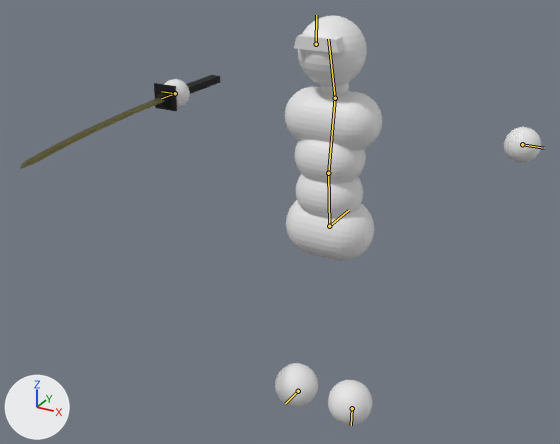
The Blender file asset_raws/simple_combat_char.blend as it was, and as the next commit left it.
Camera for both pictures: a camera (50 mm lens) standing at (1.22, -2.62, 2.21) and looking at (-0.37, 0.28, 0.76). The lights are fixed; the arrows at lower left show +X, +Y and +Z. The picture after the commit comes second. The bones that bend it are drawn over the model as lines.

Objects in the first picture: 'Body', 'Sword'.
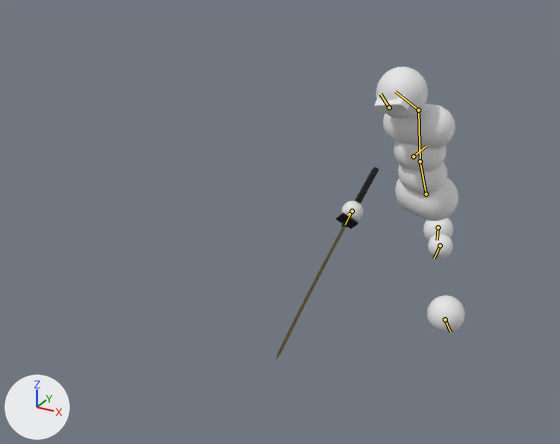
The newer file adds an action. The first version stands in its rest pose; the second is drawn at frame 16 of the action 'Posture_break'.

Where the change shows, as pixel boxes (x1, y1, x2, y2) in the pictures (560 x 444 px):
'Body', posed (67% narrower, 35% shorter): before (165, 15, 541, 425); after (342, 67, 465, 333)
'Sword', posed (48% narrower, 104% taller): before (20, 75, 220, 169); after (276, 167, 379, 360)
bone 'Root bone', root to tip: before (329, 226) to (349, 210); after (413, 156) to (426, 146)
bone 'Lower back', root to tip: before (329, 226) to (328, 173); after (426, 194) to (420, 161)
bone 'Upper back', root to tip: before (328, 173) to (335, 98); after (420, 161) to (418, 110)
bone 'Head', root to tip: before (335, 98) to (328, 39); after (418, 110) to (395, 91)
bone 'Hand.L', root to tip: before (522, 144) to (544, 148); after (440, 245) to (434, 258)
bone 'Foot.L', root to tip: before (352, 408) to (351, 425); after (445, 319) to (450, 332)
bone 'Hand.R', root to tip: before (175, 93) to (161, 91); after (352, 211) to (347, 215)
bone 'Foot.R', root to tip: before (298, 391) to (285, 403); after (438, 227) to (437, 240)
bone 'Sword attachment', root to tip: before (175, 93) to (161, 98); after (352, 211) to (345, 224)

The edits, one by one:
Bone 'Root bone' (bone_root_bone) moves from (0.0, 0.0, 0.0) to (0.0, 1.0, 0.0).
Bone 'Lower back' (bone_lower_back) moves from (0.0, 0.0, 0.0) to (0.0, -0.323, 0.235).
Bone 'Lower back' (bone_lower_back) turns from (0, 0, 0) to (-20, -20, 2) degrees about its own x, y and z.
Bone 'Upper back' (bone_upper_back) turns from (0, 0, 0) to (1, 11, -4) degrees about its own x, y and z.
Bone 'Head' (bone_head) turns from (0, 0, 0) to (-22, 7, -8) degrees about its own x, y and z.
Bone 'Hand.L' (bone_hand_l) moves from (0.0, 0.0, 0.0) to (-0.821, -0.479, -0.209).
Bone 'Hand.L' (bone_hand_l) turns from (0, 0, 0) to (-121, 35, -35) degrees about its own x, y and z.
Bone 'Foot.L' (bone_foot_l) moves from (0.0, 0.0, 0.0) to (0.045, 0.089, 0.091).
Bone 'Foot.L' (bone_foot_l) turns from (0, 0, 0) to (19, -8, -3) degrees about its own x, y and z.
Bone 'Hand.R' (bone_hand_r) moves from (0.0, 0.0, 0.0) to (-0.892, -0.348, -0.139).
Bone 'Hand.R' (bone_hand_r) turns from (0, 0, 0) to (-31, -17, 56) degrees about its own x, y and z.
Bone 'Foot.R' (bone_foot_r) moves from (0.0, 0.0, 0.0) to (0.326, -0.874, 0.412).
Bone 'Foot.R' (bone_foot_r) turns from (0, 0, 0) to (-5, -27, -55) degrees about its own x, y and z.
Bone 'Sword attachment' (bone_sword_attachment) moves from (0.0, 0.0, 0.0) to (0.348, -0.139, 0.892).
Bone 'Sword attachment' (bone_sword_attachment) turns from (0, 0, 0) to (46, 39, 39) degrees about its own x, y and z.
